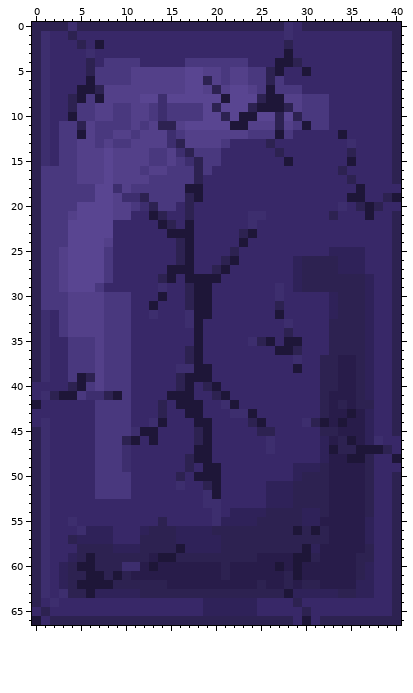
One commit to this sprite sheet: projekti/Assets/Art/Sprites/Level/Sprite_FallingBrick.png. The picture above was drawn from the file before the commit.
The file is 41x67 pixels. Colours within 5 levels of each other are drawn and written as one.
After:
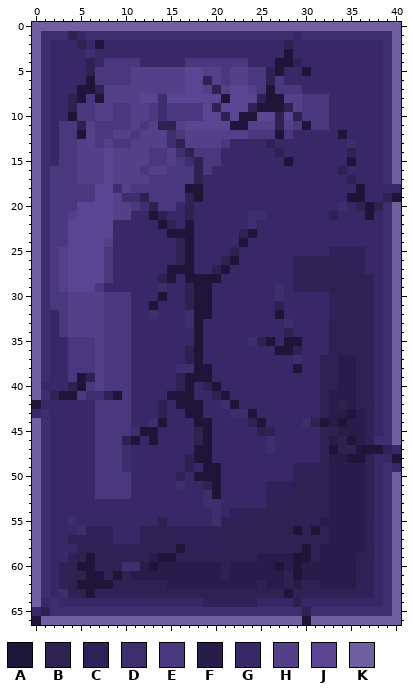
Palette (. is transparent): A #1e1638  B #2d2251  C #2f2259  D #3d2e6e  E #49387e  F #281c4a  G #382868  H #534089  J #594591  K #7160a1
Commit message: Brickin muokkausta.
The edit:
Changed rows in their new state; - is an unchanged pixel.
first column x 0:
 0 KKKKKKKKKKKKKKKKKKKKKKKKKKKKKKKKKKKKKKKKK
 1 K-DD--DDDDDDDDDDDDDDDDDDDDDD--DDDDDDDDDDK
 2 K--------------------------------------DK
 3 K--------------------------------------DK
 4 K--------------------------------------DK
 5 K--------------------------------------DK
 6 K--------------------------------------DK
 7 K--------------------------------------DK
 8 K--------------------------------------DK
 9 K--------------------------------------DK
10 K--------------------------------------DK
11 K--------------------------------------DK
12 K--------------------------------------DK
13 K--------------------------------------DK
14 K--------------------------------------DK
15 K--------------------------------------DK
16 KD-------------------------------------DK
17 KD-------------------------------------DK
18 KD---------------------------------------
19 KD---------------------------------------
20 KD-------------------------------------DK
21 KD-------------------------------------DK
22 KD-------------------------------------DK
23 KD-------------------------------------DK
24 KD-------------------------------------DK
25 KD-------------------------------------DK
26 KD-------------------------------------DK
27 KD-------------------------------------DK
28 KD-------------------------------------DK
29 KD-------------------------------------DK
30 KD-------------------------------------DK
31 KD-------------------------------------DK
32 K--------------------------------------DK
33 K--------------------------------------DK
34 K--------------------------------------DK
35 K--------------------------------------DK
36 K--------------------------------------DK
37 K--------------------------------------DK
38 K--------------------------------------DK
39 K--------------------------------------DK
40 K--------------------------------------DK
41 K--------------------------------------DK
42 ---------------------------------------DK
43 -D-------------------------------------DK
44 K--------------------------------------DK
45 K--------------------------------------DK
46 K--------------------------------------DK
47 K----------------------------------------
48 K----------------------------------------
49 K--------------------------------------D-
50 K--------------------------------------DK
51 K--------------------------------------DK
52 K--------------------------------------DK
53 K--------------------------------------DK
54 K--------------------------------------DK
55 K--------------------------------------DK
56 K--------------------------------------DK
57 K--------------------------------------DK
58 K--------------------------------------DK
59 K--------------------------------------DK
60 K--------------------------------------DK
61 K--------------------------------------DK
62 K--------------------------------------DK
63 K--------------------------------------DK
64 K--------------------------------------DK
65 --DDDDDDDDDDDDDDDDDDDDDDDDDDDD-DDDDDDDDDK
66 -KKKKKKKKKKKKKKKKKKKKKKKKKKKKK-KKKKKKKKKK
Changed places in both pictures, as pixel boxes (x1, y1, x2, y2):
changed: (32, 22, 401, 625)
